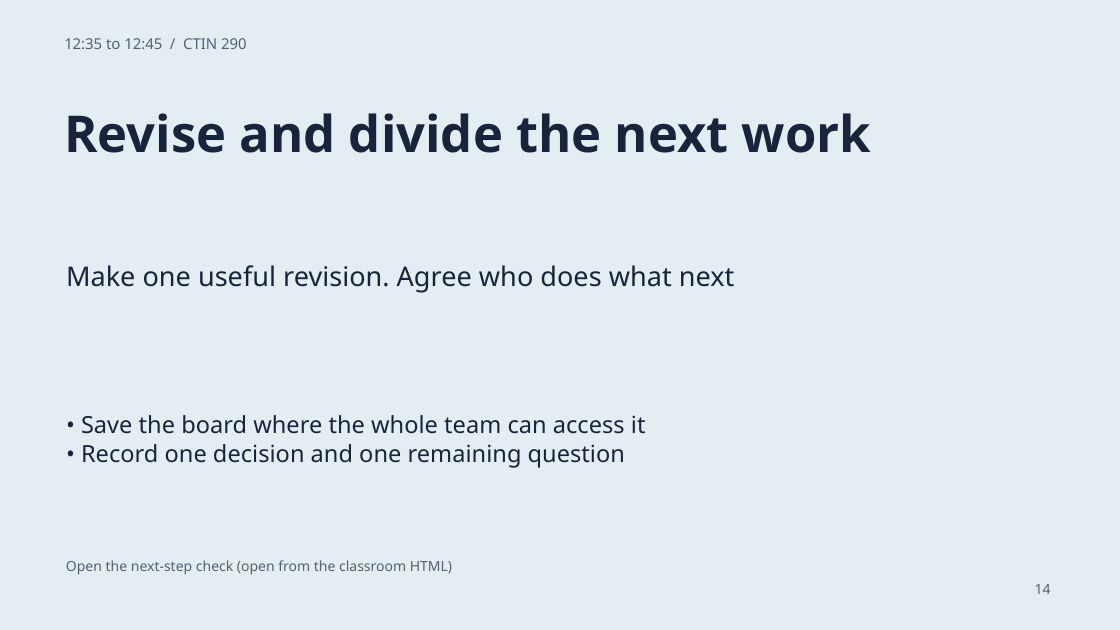
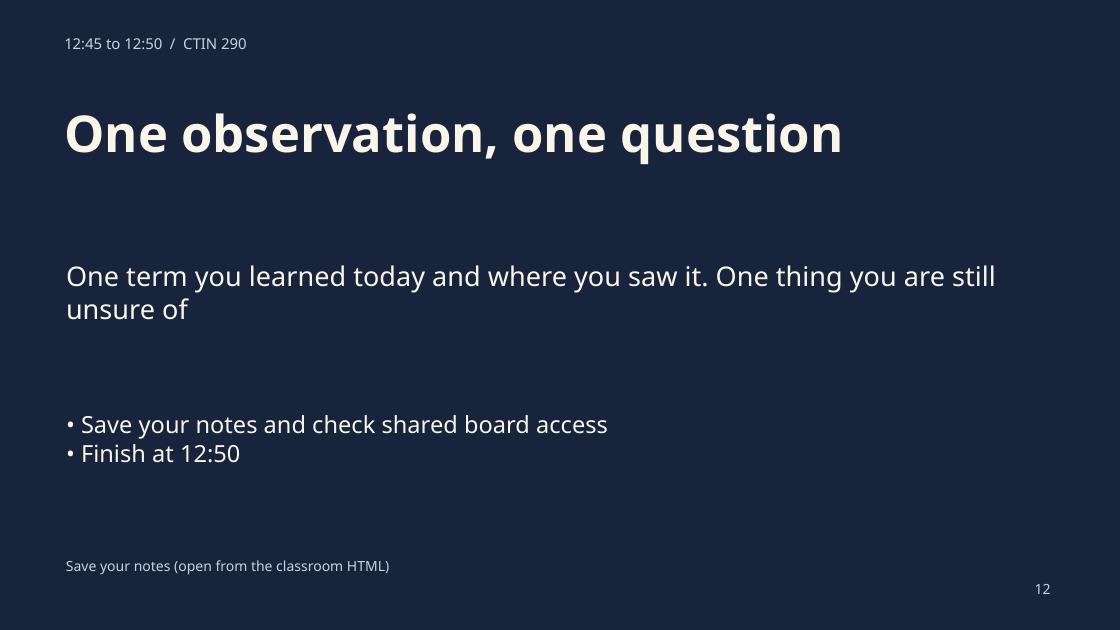
Before and after one commit to GordonUSC/the-cabinet, a slide deck: slide 12 of ctin290-september-21/CLASSROOM/CTIN-290-Classroom-Slides.pptx (slide 14 before the commit). Drawn at 1120x630 pixels with LibreOffice and Linux fonts; fonts in the diff are those of the drawing. Boxes give left, top, right and bottom in pixels: in the first picture for what was removed or moved away, otherwise in the second. Text is boxed around its words. In the diff, an @@ line names an element or a change of style, - is before the commit and + after.

Commit message:
Unify CTIN 290 packet around approved Critical Role cold open

```diff
--- a/ctin290-september-21/CLASSROOM/CTIN-290-Classroom-Slides.pptx
+++ b/ctin290-september-21/CLASSROOM/CTIN-290-Classroom-Slides.pptx
@@ background #E4EDF2 to #17243C @@
@@ text at [64,38,247,49]: text changed; text colour #526175 to #C6D3E2 @@
-12:35 to 12:45 / CTIN 290
+12:45 to 12:50 / CTIN 290
@@ text at [64,113,844,164]: text changed; text colour #17243C to #F9F5E9 @@
-Revise and divide the next work
+One observation, one question
@@ text at [66,265,996,320]: text changed; text colour #17243C to #F9F5E9 @@
-Make one useful revision. Agree who does what next
+One term you learned today and where you saw it. One thing you are still unsure of
@@ text at [81,415,608,463]: text changed; text colour #17243C to #F9F5E9 @@
-• Save the board where the whole team can access it
-• Record one decision and one remaining question
+• Save your notes and check shared board access
+• Finish at 12:50
@@ text at [66,560,389,575]: text changed; text colour #526175 to #C6D3E2 @@
-Open the next-step check (open from the classroom HTML)
+Save your notes (open from the classroom HTML)
@@ text at [1035,584,1051,594]: text changed; text colour #526175 to #C6D3E2 @@
-14
+12
```
Also in this commit, not shown: 11 other slides changed, 3 slides removed, 18 other files.
